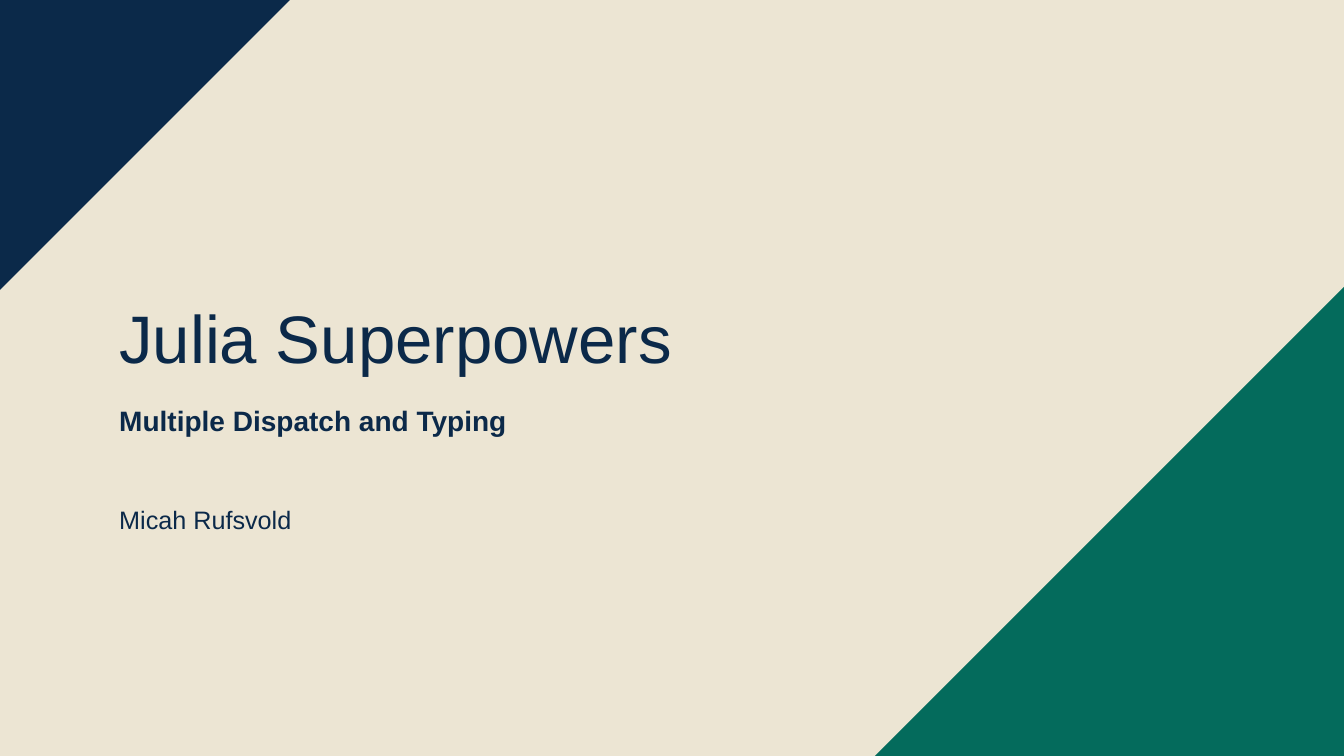
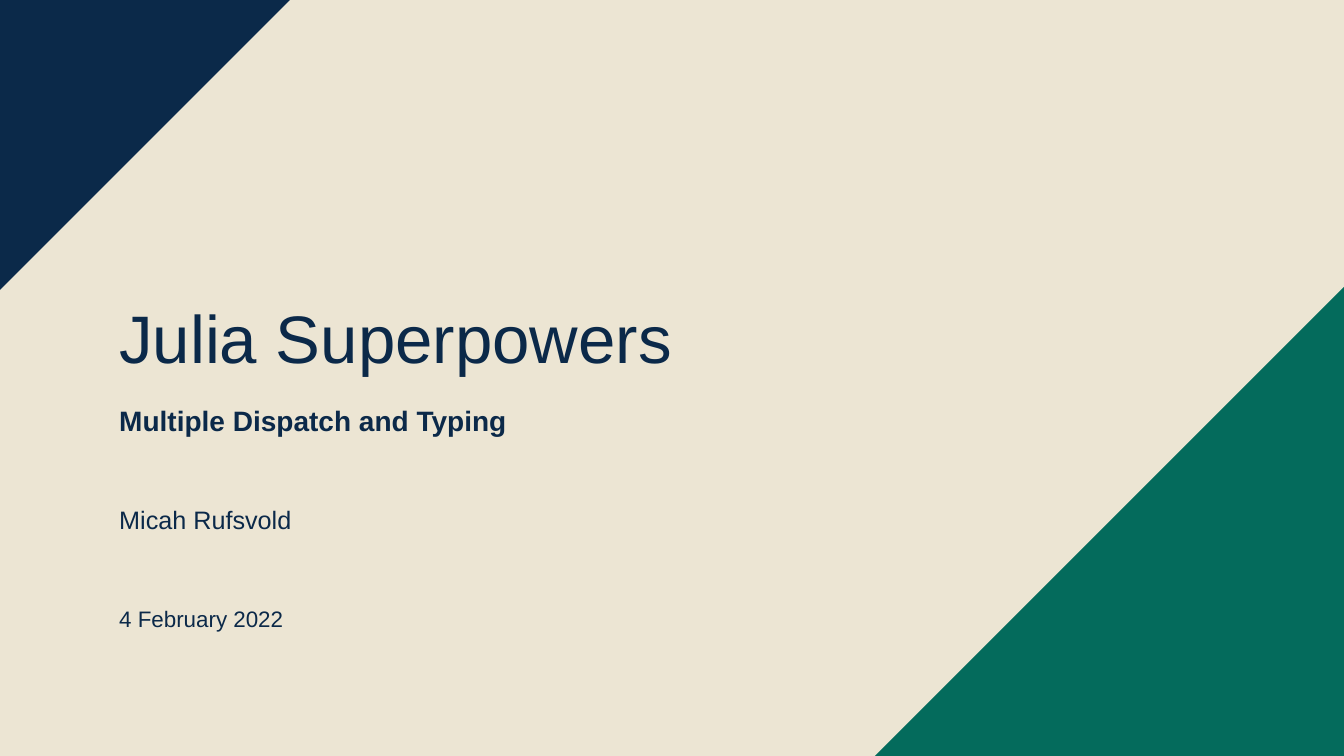
Before and after one commit to mrufsvold/multiple_dispatch_presentation, a slide deck: slide 1 of Julia Superpowers.pptx. Drawn at 1344x756 pixels with LibreOffice and Linux fonts; fonts in the diff are those of the drawing; background and template pictures are left out. Boxes give left, top, right and bottom in pixels: in the first picture for what was removed or moved away, otherwise in the second. Text is boxed around its words. In the diff, an @@ line names an element or a change of style, - is before the commit and + after.

```diff
--- a/Julia Superpowers.pptx
+++ b/Julia Superpowers.pptx
@@ text added at [119, 610, 283, 632], 16 pt, text #0B2949 @@
+4 February 2022
```
Also in this commit, not shown: 1 other slide changed, 1 slide added.
